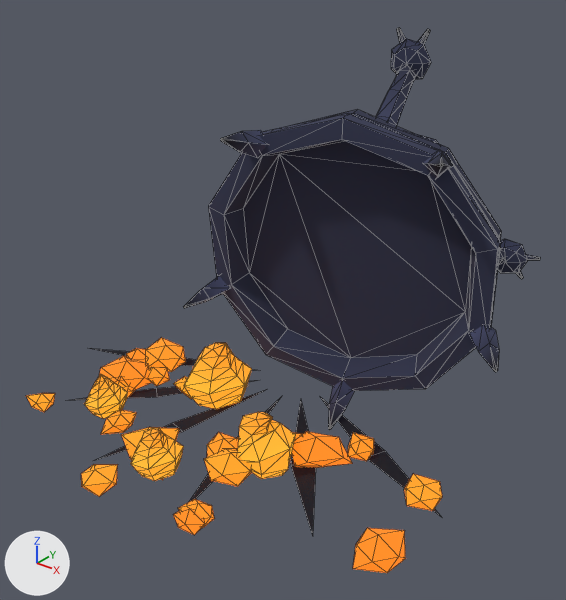
The glTF model assets/comic/dungeon/brazier_spilled.glb as it was, and as the next commit left it.
Both versions are drawn from a 50 mm camera at (2.01, -2.84, 2.03) aimed at (0.08, -0.43, 0.53). The lights are fixed; the arrows at lower left show +X, +Y and +Z. The first picture is the older version. Mesh edges are drawn as thin lines. Vertices at exactly the same position are counted once.

Names of what the first picture shows: 'brazier_coals', 'brazier_flame', 'brazier_spilled.001'.
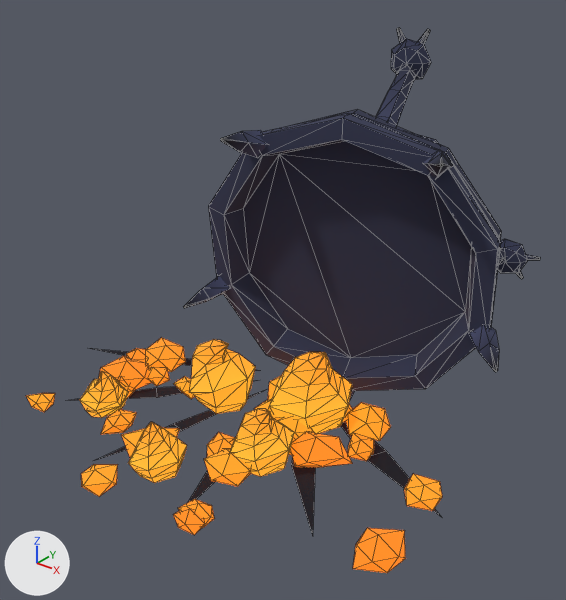
Where the change shows, as pixel boxes [x1, y1, x2, y2] in the pictures (566 x 600 px; the box of a moved part takes in the faces that stretch with it):
'brazier_flame', reshaped (28% wider)
    before: [84, 343, 296, 481]
    after: [80, 339, 352, 483]
part 1 of me_brazier_coals, added (orange)
    after: [254, 375, 391, 441]
part 2 of me_brazier_flame, moved or reshaped
    before: [184, 343, 252, 409]
    after: [269, 352, 352, 434]
part 3 of me_brazier_flame, moved or reshaped
    before: [237, 412, 296, 479]
    after: [189, 339, 256, 414]
part 4 of me_brazier_flame, moved or reshaped
    before: [131, 428, 184, 481]
    after: [230, 409, 294, 477]
part 5 of me_brazier_flame, moved or reshaped
    before: [84, 375, 128, 419]
    after: [128, 422, 187, 483]
part 6 of me_brazier_flame, added (orange)
    after: [80, 371, 129, 418]

Diff of the bpy script that builds the scene:
```diff
--- a/assets/comic/dungeon/brazier_spilled.glb.py
+++ b/assets/comic/dungeon/brazier_spilled.glb.py
@@ me_brazier_coals @@
 # used by ob_brazier_coals; location = (0.0, 0.0, 0.0)
-me_brazier_coals.from_pydata(...)  # 264 vertices, 440 faces; spans x -0.83..1.05, y -1.44..-0.42, z -0.03..0.14
+me_brazier_coals.from_pydata(...)  # 324 vertices, 540 faces; spans x -0.83..1.05, y -1.44..-0.28, z -0.03..0.16
+# me_brazier_coals part 1
+# 60 vertices are added at x -0.02..0.61, y -0.71..-0.28, z -0.03..0.16
+# 100 new faces join them
 me_brazier_coals.materials.append(mat_comic_ember)
@@ me_brazier_flame @@
 # used by ob_brazier_flame; location = (0.0, 0.0, 0.0)
-me_brazier_flame.from_pydata(...)  # 168 vertices, 320 faces; spans x -0.584..0.45, y -1.245..-0.457, z -0.004..0.323
+me_brazier_flame.from_pydata(...)  # 210 vertices, 400 faces; spans x -0.608..0.474, y -1.255..-0.309, z -0.008..0.383
+# me_brazier_flame part 2: the loose piece of 42 vertices spanning x -0.333..-0.005, y -0.743..-0.457, z -0.004..0.323 is scaled about its middle by 1.2, then moved by (0.446, 0.12, 0.028)
+# me_brazier_flame part 3: the loose piece of 42 vertices spanning x 0.203..0.45, y -0.964..-0.736, z 0.002..0.263 is scaled about its middle by 1.25, then moved by (-0.468, 0.25, 0.028)
+# me_brazier_flame part 4: the loose piece of 42 vertices spanning x -0.1..0.114, y -1.245..-1.055, z 0.007..0.222 is scaled about its middle by 1.3, then moved by (0.296, 0.3, 0.028)
+# me_brazier_flame part 5: the loose piece of 42 vertices spanning x -0.584..-0.389, y -1.086..-0.914, z 0.014..0.2 is scaled about its middle by 1.22, then moved by (0.498, -0.15, 0.019)
+# me_brazier_flame part 6: a new loose piece of 42 vertices spanning x -0.608..-0.388, y -1.095..-0.905, z -0.005..0.222, in mat_comic_fire
 me_brazier_flame.materials.append(mat_comic_fire)
```
